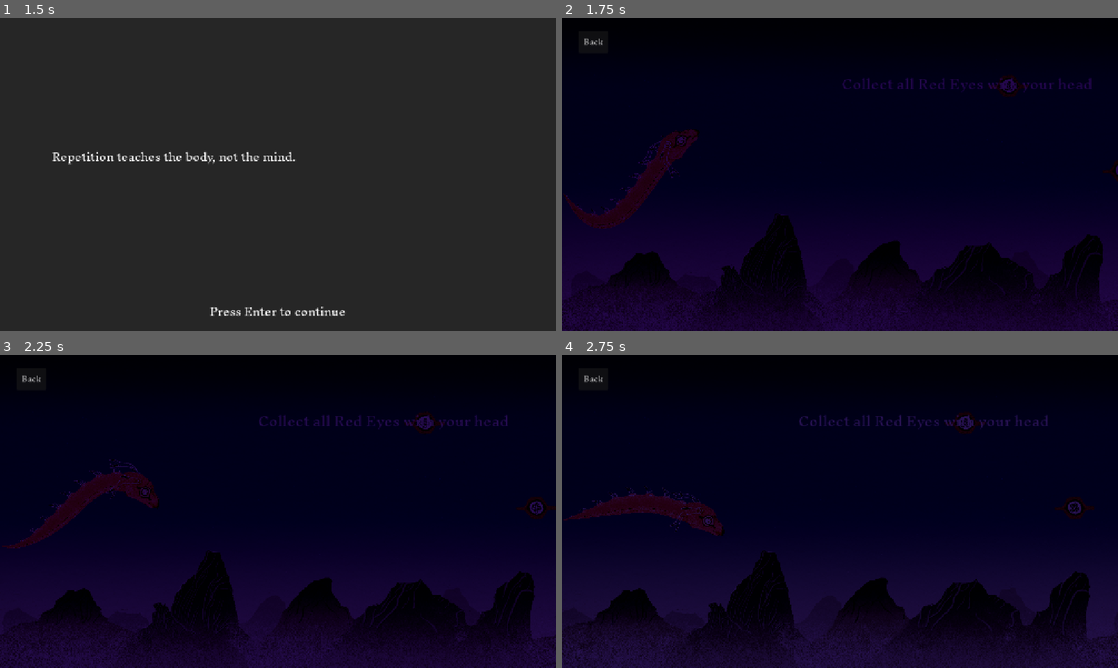
Above: before the commit, frames 1-4 (two rows, left to right).
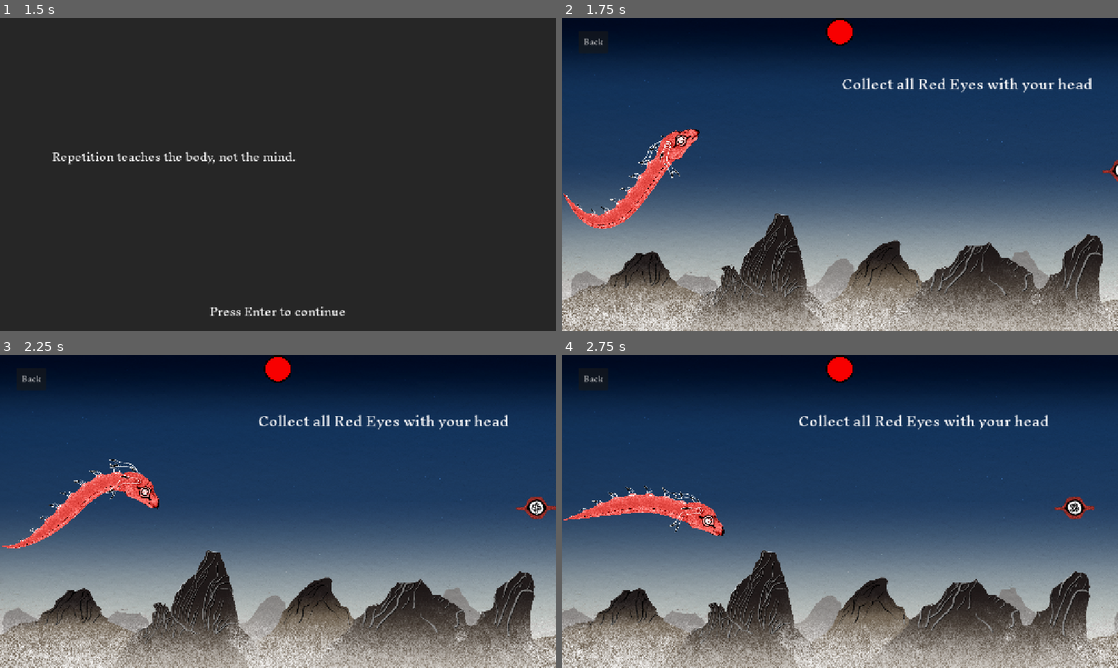
Above: after the commit, the same moments.

Repository: amap1380/waves
Game: Godot game, scene res://scenes/level_select.tscn
Two runs of this game, one before a commit and one after it. Both use one fixed random seed, a clock stepped at 60 frames per second and the inputs below.
Inputs:
- Up to frame 1 (1.5 s): click "2" at 0.5 s; tap Enter (ui_accept) at 1.25 s; hold D (right) from 1.28 s (still down)
- Up to frame 2 (1.75 s): keep holding D (right); tap Enter (ui_accept) at 1.52 s
- Up to frame 3 (2.25 s): release D (right) at 2.03 s; hold Down (down) from 2.03 s (still down)
- Up to frame 4 (2.75 s): keep holding Down (down); tap Enter (ui_accept) at 2.27 s

Frame 1 is identical in both runs. In frame 2, 99% of the frame differs, in the area x 0-100%, y 0-100%; in frame 3, 99%; in frame 4, 99%.

Commit message:
added score system ui

Diff:
--- a/project.godot
+++ b/project.godot
@@ -17,7 +17,7 @@
 
 [autoload]
 
-SignalBus="*res://scripts/signal_bus.gd"
+SignalBus="*res://scripts/autoloads/signal_bus.gd"
 LevelManager="*res://scenes/level_manager.tscn"
 
 [display]
--- a/scenes/green_star.tscn
+++ b/scenes/green_star.tscn
@@ -6,6 +6,7 @@
 [node name="GreenStar" instance=ExtResource("1_vsx6j")]
 script = ExtResource("2_8bl1u")
 speed = 100.0
+score = -1
 
-[node name="PointLight2D" parent="." index="4"]
+[node name="PointLight2D" parent="." index="2"]
 color = Color(0, 1, 0, 1)
--- a/scenes/level_manager.tscn
+++ b/scenes/level_manager.tscn
@@ -1,6 +1,6 @@
 [gd_scene load_steps=6 format=3 uid="uid://bjtkbrvnl7uyu"]
 
-[ext_resource type="Script" uid="uid://cgn3sm0lfs1u2" path="res://scripts/level_manager.gd" id="1_2yrkd"]
+[ext_resource type="Script" uid="uid://cgn3sm0lfs1u2" path="res://scripts/autoloads/level_manager.gd" id="1_2yrkd"]
 [ext_resource type="PackedScene" uid="uid://1huttcjrnc0v" path="res://scenes/levels/level_1.tscn" id="2_kfnik"]
 [ext_resource type="PackedScene" uid="uid://blf0quosmi4tn" path="res://scenes/levels/level_2.tscn" id="3_dpnu2"]
 [ext_resource type="PackedScene" uid="uid://cru04owp0njly" path="res://scenes/levels/level_3.tscn" id="4_6dptc"]
--- a/scenes/levels/level_1.tscn
+++ b/scenes/levels/level_1.tscn
@@ -1,11 +1,16 @@
-[gd_scene load_steps=5 format=3 uid="uid://1huttcjrnc0v"]
+[gd_scene load_steps=6 format=3 uid="uid://1huttcjrnc0v"]
 
+[ext_resource type="Script" uid="uid://c23nwx3sr4m8" path="res://scripts/level.gd" id="1_6761a"]
 [ext_resource type="PackedScene" uid="uid://bgvfnquovx67t" path="res://scenes/red_star.tscn" id="1_ksju7"]
 [ext_resource type="Script" uid="uid://lpeicerbwwuf" path="res://scenes/levels/label.gd" id="2_6iamk"]
 [ext_resource type="Theme" uid="uid://b3akcc4smtgv" path="res://assets/bodyTextTheme.tres" id="2_x42e6"]
 [ext_resource type="PackedScene" uid="uid://cy8n4fc7c1qo0" path="res://scenes/finish_line.tscn" id="3_nsrm0"]
 
 [node name="level 1" type="Node2D"]
+script = ExtResource("1_6761a")
+number_of_orbs = 2
+max_positive = 2
+max_negetive = 2
 metadata/_edit_vertical_guides_ = [712.0]
 
 [node name="Collectable" parent="." instance=ExtResource("1_ksju7")]
--- a/scenes/levels/level_2.tscn
+++ b/scenes/levels/level_2.tscn
@@ -1,11 +1,13 @@
-[gd_scene load_steps=5 format=3 uid="uid://blf0quosmi4tn"]
+[gd_scene load_steps=6 format=3 uid="uid://blf0quosmi4tn"]
 
 [ext_resource type="PackedScene" uid="uid://bgvfnquovx67t" path="res://scenes/red_star.tscn" id="1_j2425"]
+[ext_resource type="Script" uid="uid://c23nwx3sr4m8" path="res://scripts/level.gd" id="1_l37oo"]
 [ext_resource type="Theme" uid="uid://b3akcc4smtgv" path="res://assets/bodyTextTheme.tres" id="2_fiq81"]
 [ext_resource type="Script" uid="uid://lpeicerbwwuf" path="res://scenes/levels/label.gd" id="2_g2h2n"]
 [ext_resource type="PackedScene" uid="uid://cy8n4fc7c1qo0" path="res://scenes/finish_line.tscn" id="4_fiq81"]
 
 [node name="level2" type="Node2D"]
+script = ExtResource("1_l37oo")
 
 [node name="Collectable9" parent="." instance=ExtResource("1_j2425")]
 position = Vector2(1312, 352)
--- a/scenes/levels/level_3.tscn
+++ b/scenes/levels/level_3.tscn
@@ -1,11 +1,13 @@
-[gd_scene load_steps=5 format=3 uid="uid://cru04owp0njly"]
-
+[gd_scene load_steps=6 format=3 uid="uid://cru04owp0njly"]
+
+[ext_resource type="Script" uid="uid://c23nwx3sr4m8" path="res://scripts/level.gd" id="1_fmg3e"]
 [ext_resource type="PackedScene" uid="uid://kg2q7m6ecsjj" path="res://scenes/green_star.tscn" id="1_o8c3j"]
 [ext_resource type="Theme" uid="uid://b3akcc4smtgv" path="res://assets/bodyTextTheme.tres" id="2_0qepi"]
 [ext_resource type="Script" uid="uid://lpeicerbwwuf" path="res://scenes/levels/label.gd" id="2_44gv1"]
 [ext_resource type="PackedScene" uid="uid://cy8n4fc7c1qo0" path="res://scenes/finish_line.tscn" id="3_0ljxa"]
 
 [node name="Level3" type="Node2D"]
+script = ExtResource("1_fmg3e")
 
 [node name="Collectable20" parent="." instance=ExtResource("1_o8c3j")]
 position = Vector2(4224, 360)
--- a/scenes/levels/level_4.tscn
+++ b/scenes/levels/level_4.tscn
@@ -1,13 +1,15 @@
-[gd_scene load_steps=7 format=3 uid="uid://bhhb7gulbs6ca"]
+[gd_scene load_steps=8 format=3 uid="uid://bhhb7gulbs6ca"]
 
 [ext_resource type="PackedScene" uid="uid://bgvfnquovx67t" path="res://scenes/red_star.tscn" id="1_5vn0v"]
 [ext_resource type="PackedScene" uid="uid://kg2q7m6ecsjj" path="res://scenes/green_star.tscn" id="1_06474"]
+[ext_resource type="Script" uid="uid://c23nwx3sr4m8" path="res://scripts/level.gd" id="1_ts8eg"]
 [ext_resource type="Theme" uid="uid://b3akcc4smtgv" path="res://assets/bodyTextTheme.tres" id="2_ogj6a"]
 [ext_resource type="Script" uid="uid://lpeicerbwwuf" path="res://scenes/levels/label.gd" id="3_anwe6"]
 [ext_resource type="PackedScene" uid="uid://cy8n4fc7c1qo0" path="res://scenes/finish_line.tscn" id="4_ogj6a"]
 [ext_resource type="PackedScene" uid="uid://drg8owqo3wxgm" path="res://scenes/orange_star.tscn" id="7_um320"]
 
 [node name="Level4" type="Node2D"]
+script = ExtResource("1_ts8eg")
 metadata/_edit_horizontal_guides_ = [-3122.0, 360.0, 126.0, 588.0]
 
 [node name="RedStar27" parent="." instance=ExtResource("1_5vn0v")]
--- a/scenes/main.tscn
+++ b/scenes/main.tscn
@@ -24,7 +24,7 @@
 [ext_resource type="Texture2D" uid="uid://cfcx8347bogm0" path="res://assets/Bg/bgMountains_Mist_Front.png" id="9_jkv2x"]
 [ext_resource type="AudioStream" uid="uid://bk4ojba0y8viq" path="res://assets/Sound/FFXX - Walk Me Through History.mp3" id="10_trceg"]
 [ext_resource type="PackedScene" uid="uid://cjydngvj1swak" path="res://scenes/day_night_cycle.tscn" id="13_trceg"]
-[ext_resource type="PackedScene" uid="uid://bgvfnquovx67t" path="res://scenes/red_star.tscn" id="25_og1vs"]
+[ext_resource type="Script" uid="uid://dmwkhtbt7uhl2" path="res://scripts/orbs_container.gd" id="25_2wyq8"]
 [ext_resource type="PackedScene" uid="uid://d0uke0bcx6w1n" path="res://scenes/day_night_cycle_shader.tscn" id="26_2wyq8"]
 
 [sub_resource type="Environment" id="Environment_sugp2"]
@@ -105,10 +105,8 @@
 texture = ExtResource("9_jkv2x")
 centered = false
 
-[node name="RedStar" parent="." instance=ExtResource("25_og1vs")]
-position = Vector2(1048, 157)
-
 [node name="DayNightCycle" parent="." instance=ExtResource("13_trceg")]
+visible = false
 
 [node name="WorldEnvironment" type="WorldEnvironment" parent="."]
 environment = SubResource("Environment_sugp2")
@@ -130,71 +128,6 @@
 [node name="HUD" type="CanvasLayer" parent="."]
 layer = 20
 
-[node name="HBoxContainer" type="HBoxContainer" parent="HUD"]
-anchors_preset = 1
-anchor_left = 1.0
-anchor_right = 1.0
-offset_left = -191.0
-offset_bottom = 77.0
-grow_horizontal = 0
-
-[node name="VBoxContainer" type="VBoxContainer" parent="HUD/HBoxContainer"]
-visible = false
-layout_mode = 2
-
-[node name="OnHead" type="Label" parent="HUD/HBoxContainer/VBoxContainer"]
-layout_mode = 2
-text = "On Head: "
-horizontal_alignment = 1
-
-[node name="OnBody" type="Label" parent="HUD/HBoxContainer/VBoxContainer"]
-layout_mode = 2
-text = "On Body: "
-horizontal_alignment = 1
-
-[node name="NoHit" type="Label" parent="HUD/HBoxContainer/VBoxContainer"]
-layout_mode = 2
-text = "No Hit: "
-horizontal_alignment = 1
-
-[node name="Mistake" type="Label" parent="HUD/HBoxContainer/VBoxContainer"]
-layout_mode = 2
-text = "Mistake: "
-horizontal_alignment = 1
-
-[node name="VBoxContainer2" type="VBoxContainer" parent="HUD/HBoxContainer"]
-visible = false
-layout_mode = 2
-size_flags_horizontal = 3
-
-[node name="OnHeadScore" type="Label" parent="HUD/HBoxContainer/VBoxContainer2"]
-layout_mode = 2
-size_flags_horizontal = 3
-text = "0"
-horizontal_alignment = 1
-vertical_alignment = 1
-
-[node name="OnBodyScore" type="Label" parent="HUD/HBoxContainer/VBoxContainer2"]
-layout_mode = 2
-size_flags_horizontal = 3
-text = "0"
-horizontal_alignment = 1
-vertical_alignment = 1
-
-[node name="NoHitScore" type="Label" parent="HUD/HBoxContainer/VBoxContainer2"]
-layout_mode = 2
-size_flags_horizontal = 3
-text = "0"
-horizontal_alignment = 1
-vertical_alignment = 1
-
-[node name="MistakeScore" type="Label" parent="HUD/HBoxContainer/VBoxContainer2"]
-layout_mode = 2
-size_flags_horizontal = 3
-text = "0"
-horizontal_alignment = 1
-vertical_alignment = 1
-
 [node name="Button" type="Button" parent="HUD"]
 offset_left = 38.0
 offset_top = 30.0
@@ -203,6 +136,16 @@
 theme_override_fonts/font = ExtResource("5_o6xl0")
 text = "Back"
 metadata/_edit_use_anchors_ = true
+
+[node name="OrbsContainer" type="HBoxContainer" parent="HUD"]
+anchors_preset = 5
+anchor_left = 0.5
+anchor_right = 0.5
+offset_left = -20.0
+offset_right = 20.0
+offset_bottom = 40.0
+grow_horizontal = 2
+script = ExtResource("25_2wyq8")
 
 [node name="SpawnTimer" type="Timer" parent="."]
 
--- a/scenes/orange_star.tscn
+++ b/scenes/orange_star.tscn
@@ -7,13 +7,14 @@
 [node name="OrangeStar" instance=ExtResource("1_lbdjt")]
 script = ExtResource("2_dm88n")
 speed = 100.0
+score = -1
 
-[node name="PointLight2D" parent="." index="3"]
+[node name="PointLight2D" parent="." index="2"]
 scale = Vector2(2.5, 2.5)
 color = Color(0.67739093, 0.23468158, 2.8878452e-07, 1)
 texture_scale = 1.0
 
-[node name="Sprite2D" parent="." index="4"]
+[node name="Sprite2D" parent="." index="3"]
 texture = ExtResource("2_0wj73")
 
 [node name="DespawnTimer" type="Timer" parent="." index="6"]
--- /dev/null
+++ b/scenes/orbs_ui.tscn
@@ -0,0 +1,23 @@
+[gd_scene load_steps=5 format=3 uid="uid://bytsjkgf1g428"]
+
+[ext_resource type="Texture2D" uid="uid://mm822xr5occd" path="res://assets/fill_circle.png" id="1_qipec"]
+[ext_resource type="Texture2D" uid="uid://dfybn0q0102e3" path="res://assets/black_circle.png" id="2_xxjge"]
+[ext_resource type="Texture2D" uid="uid://d3krrqx08e6ff" path="res://assets/white_circle.png" id="3_r8qrb"]
+[ext_resource type="Script" uid="uid://dypax10bn68kv" path="res://scripts/orbs_ui.gd" id="4_xxjge"]
+
+[node name="OrbsUI" type="TextureProgressBar"]
+texture_filter = 1
+texture_under = ExtResource("1_qipec")
+texture_over = ExtResource("2_xxjge")
+texture_progress = ExtResource("3_r8qrb")
+tint_progress = Color(0, 1, 0, 1)
+script = ExtResource("4_xxjge")
+
+[node name="NegetiveBar" type="TextureProgressBar" parent="."]
+layout_mode = 0
+offset_right = 40.0
+offset_bottom = 40.0
+fill_mode = 1
+texture_over = ExtResource("2_xxjge")
+texture_progress = ExtResource("3_r8qrb")
+tint_progress = Color(1, 0, 0, 1)
--- a/scenes/red_star.tscn
+++ b/scenes/red_star.tscn
@@ -7,6 +7,7 @@
 [node name="RedStar" instance=ExtResource("1_dxred")]
 script = ExtResource("2_330hb")
 speed = 100.0
+score = 1
 
 [node name="PointLight2D" parent="." index="2"]
 color = Color(1, 0, 0, 1)
--- a/scripts/level_manager.gd
+++ b/scripts/autoloads/level_manager.gd
@@ -7,6 +7,8 @@
 var level_unlocked: int = 1
 var max_level: int = 0
 
+
+
 func _unlock_level(level_to_unlock: int) -> void:
 	if level_to_unlock > level_unlocked:
 		pass
--- /dev/null
+++ b/scripts/autoloads/score_manger.gd
@@ -0,0 +1 @@
+extends Node
--- a/scripts/collectable.gd
+++ b/scripts/collectable.gd
@@ -11,6 +11,7 @@
 @onready var eye: Sprite2D = $Eye
 
 @export var speed = 100.0
+@export var score:int = 0
 
 func _ready() -> void:
 	point_light_2d.editor_only = true
@@ -40,6 +41,7 @@
 	_despawn()
 
 func _despawn():
+	self.collision_shape_2d.set_deferred("disabled", true)
 	if tween:
 		tween.kill()
 	tween = get_tree().create_tween()
--- /dev/null
+++ b/scripts/level.gd
@@ -0,0 +1,7 @@
+extends Node2D
+class_name Level
+
+@export var number_of_orbs: int = 1
+
+@export var max_positive: int
+@export var max_negetive: int
--- a/scripts/main.gd
+++ b/scripts/main.gd
@@ -11,51 +11,26 @@
 @export var gamemode: GameMode = GameMode.FAST
 @export var random: bool = true
 const COLLECTABLE = preload("res://scenes/collectable.tscn")
+const ORBS_UI = preload("uid://bytsjkgf1g428")
 
-@onready var on_head_score_label: Label = $HUD/HBoxContainer/VBoxContainer2/OnHeadScore
-@onready var on_body_score_label: Label = $HUD/HBoxContainer/VBoxContainer2/OnBodyScore
-@onready var no_hit_score_label: Label = $HUD/HBoxContainer/VBoxContainer2/NoHitScore
-@onready var mistake_score_label: Label = $HUD/HBoxContainer/VBoxContainer2/MistakeScore
+@onready var orbs_container: HBoxContainer = $HUD/OrbsContainer
 
-var timerformusic : Timer
+
 @onready var bg_music_player: AudioStreamPlayer = $Sounds/BgMusic
 
 @onready var sfx_player: AudioStreamPlayer = $Sounds/SFX
 @export var collected_sounds: Array[AudioStream]
 
-var no_hit_score := 0:
-	set(value):
-		if no_hit_score != value:
-			no_hit_score = value
-			no_hit_score_label.text = str(value)
 
-var on_body_score := 0:
-	set(value):
-		if on_body_score != value:
-			on_body_score = value
-			on_body_score_label.text = str(value)
-var on_head_score := 0:
-	set(value):
-		if on_head_score != value:
-			on_head_score = value
-			on_head_score_label.text = str(value)
 
-var mistake_score := 0:
-	set(value):
-		if mistake_score != value:
-			mistake_score = value
-			mistake_score_label.text = str(value)
+var positive_score: int = 0
+var negetive_score: int = 0
+
 
 var x_pos = 0.0
 # Called when the node enters the scene tree for the first time.
 func _ready() -> void:
 
-	timerformusic = Timer.new()
-	timerformusic.wait_time = 6.8 # duration in seconds
-	timerformusic.one_shot = true
-	add_child(timerformusic)
-	timerformusic.timeout.connect(_on_timer_finished)
-	#timerformusic.start()
 
 	randomize()
 	if random:
@@ -66,8 +41,14 @@
 				spawn_timer.start(randf_range(2.0, 3.0))
 	SignalBus.collectable_crossed.connect(_on_collectable_crossed)
 
-	var level = LevelManager.levels[LevelManager.current_level - 1].instantiate()
+	var level: Level = LevelManager.levels[LevelManager.current_level - 1].instantiate()
 	self.add_child(level)
+	for i in level.number_of_orbs:
+		var new_orb:OrbsUI = ORBS_UI.instantiate()
+		orbs_container.add_child(new_orb)
+		new_orb.max_value = level.max_positive
+		new_orb.negetive_bar.max_value = level.max_negetive
+
 	var finish_line:Node2D =  get_tree().get_first_node_in_group("FinishLine")
 	day_night_cycle.finish_line = finish_line
 	day_night_cycle.init_pos_x = finish_line.global_position.x
@@ -99,7 +80,7 @@
 
 
 
-func _on_collectable_crossed(collectable: Collectable):
+func _on_collectable_crossed(_collectable: Collectable):
 	pass
 	#if sine_wave.energy_level < collectable.energy_level:
 		#self.no_hit_score += 1
@@ -112,8 +93,6 @@
 func _on_button_pressed() -> void:
 	get_tree().change_scene_to_file("res://scenes/level_select.tscn")
 
-func _on_timer_finished():
-	bg_music_player.play()
 
 
 func _on_spawn_timer_timeout() -> void:
@@ -153,4 +132,10 @@
 
 
 func _on_head_devoured(area: Collectable) -> void:
+	if area.score > 0:
+		self.positive_score += area.score
+		orbs_container.set_positive(self.positive_score)
+	else:
+		self.negetive_score += area.score
+		orbs_container.set_negetive(self.negetive_score)
 	play_collected_sound()
--- /dev/null
+++ b/scripts/orbs_container.gd
@@ -0,0 +1,26 @@
+extends HBoxContainer
+
+var positive_index:int = 0
+var negetive_index:int = -1
+
+func set_positive(value: int) -> void:
+	print(value)
+	if positive_index >= get_child_count():
+		return
+	var orb:OrbsUI = get_child(positive_index)
+	if value > orb.max_value * (positive_index + 1):
+		positive_index += 1
+		set_positive(value - int(orb.max_value) * (positive_index))
+	else:
+		print(value)
+		orb.value = value
+
+func set_negetive(value: int) -> void:
+	if negetive_index >= get_child_count():
+		return
+	var orb:OrbsUI = get_child(negetive_index)
+	if value > orb.negetive_bar.max_value * abs(negetive_index):
+		negetive_index -= 1
+		set_positive(value - int(orb.negetive_bar.max_value) * (negetive_index))
+	else:
+		orb.negetive_bar.value = value
--- /dev/null
+++ b/scripts/orbs_ui.gd
@@ -0,0 +1,6 @@
+extends TextureProgressBar
+class_name OrbsUI
+
+
+
+@onready var negetive_bar: TextureProgressBar = $NegetiveBar
Binary file added: assets/black_circle.png
Not shown, added: assets/black_circle.png.import
Binary file added: assets/fill_circle.png
Not shown, added: assets/fill_circle.png.import
Binary file changed: assets/white_circle.png
Renamed: scripts/level_manager.gd.uid -> scripts/autoloads/level_manager.gd.uid
Not shown, added: scripts/autoloads/score_manger.gd.uid
Renamed: scripts/signal_bus.gd -> scripts/autoloads/signal_bus.gd
Renamed: scripts/signal_bus.gd.uid -> scripts/autoloads/signal_bus.gd.uid
Not shown, added: scripts/level.gd.uid
Not shown, added: scripts/orbs_container.gd.uid
Not shown, added: scripts/orbs_ui.gd.uid
